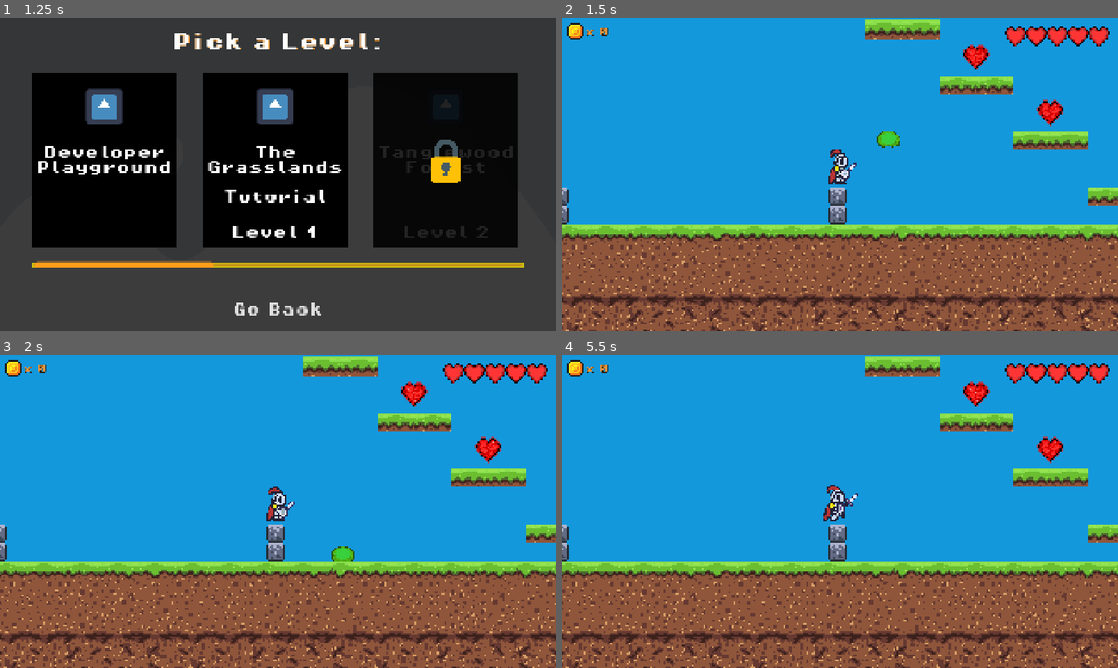
Above: before the commit, frames 1-4 (two rows, left to right).
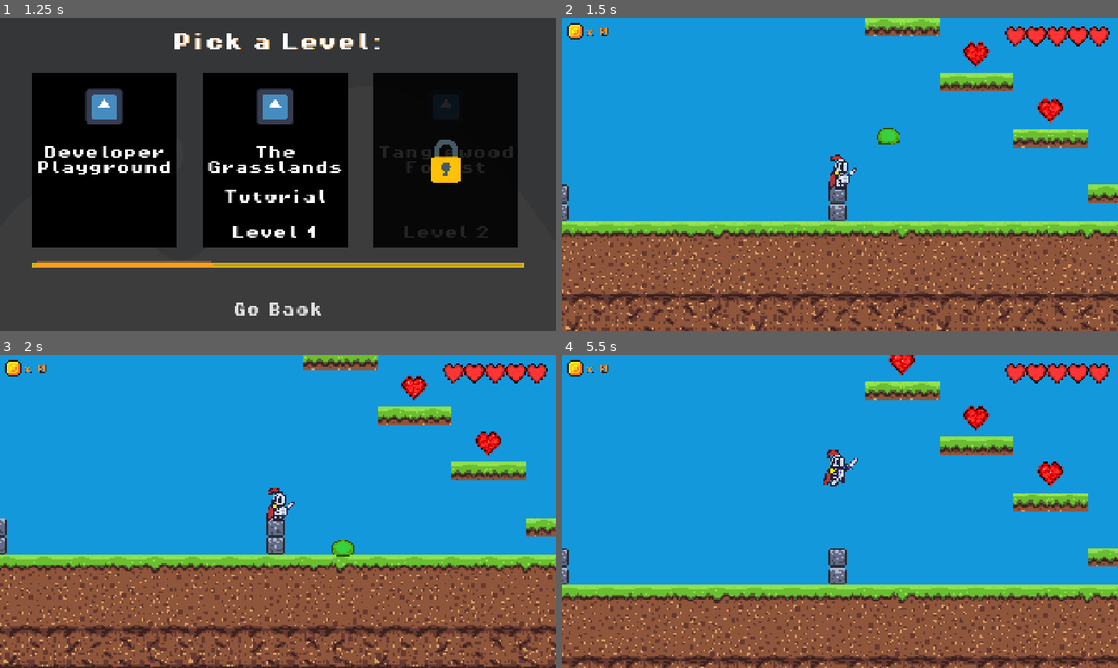
Above: after the commit, the same moments.

Repository: MarcusFDev/2d-action-rpg
Game: Godot game, scene res://scenes/ui/main_menu.tscn
Same seed, same stepped clock (60 frames per second), same inputs: the game is played once before the commit and once after it. The engine's default icon, where the game draws it, is replaced by a stand-in: a white triangle on a blue panel in a dark square.
Inputs (mouse positions are in pixels of both pictures, inside the frame that each line leads up to):
- Up to frame 1 (1.25 s): click "Play" at 0.5 s
- Up to frame 2 (1.5 s): click "Developer Playground" at 1.25 s
- Up to frame 3 (2 s): no input
- Up to frame 4 (5.5 s): tap Enter at 2 s; move the mouse to (962, 495) at 2.02 s; hold Up (ui_up) 2.03-2.75 s; click (962, 495) at 2.1 s; tap Space (jump) at 2.27, 5.27 s; drag from (728, 527) to (973, 395) at 2.77 s; move the mouse to (895, 442) at 3.52 s; hold A (move_left) 3.53-4.25 s; tap U at 3.6 s; drag from (812, 574) to (1051, 448) at 4.27 s; move the mouse to (1006, 558) at 5.02 s; hold Up (ui_up) from 5.03 s (still down); tap Tab at 5.1 s

Frame 1 is identical in both runs. In frame 2, 19% of the frame differs, in the area x 0-100%, y 0-100%; in frame 3, 24%; in frame 4, 29%.
Error before the commit: Invalid call. Nonexistent function 'just_landed' in base 'Node (GroundCheckComponent)'. (res://scripts/player/player.gd:146)

Commit message:
Add: Functions to allow new optional was_grounded flag.

Diff:
--- a/game/scripts/components/ground_check_component.gd
+++ b/game/scripts/components/ground_check_component.gd
@@ -15,6 +15,7 @@
 var actor: Node
 var grounded_timer: float = 0.0
 var is_grounded: bool = false
+var was_grounded: bool = false
 
 func _ready() -> void:
 	actor = get_node_or_null(actor_path)
@@ -34,3 +35,9 @@
 		grounded_timer = 0.0
 		if enable_debug:
 			print(actor.name, " lost ground contact.")
+
+func just_landed() -> bool:
+	return is_grounded and not was_grounded
+
+func post_update() -> void:
+	was_grounded = is_grounded
